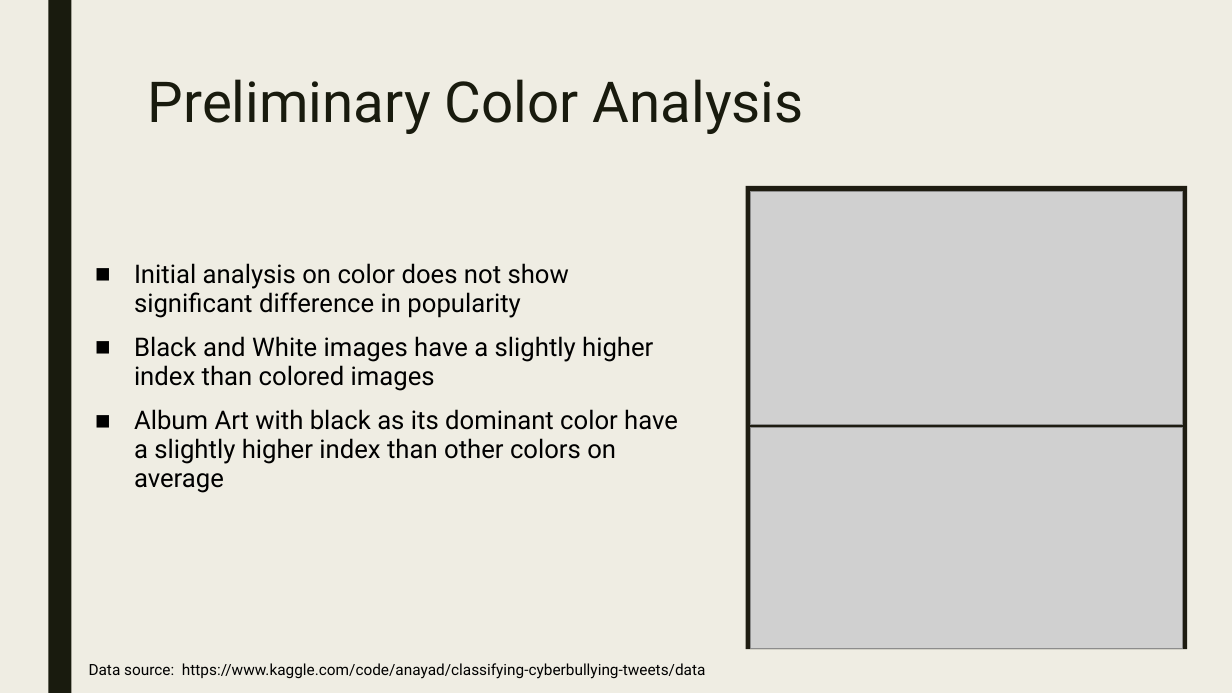
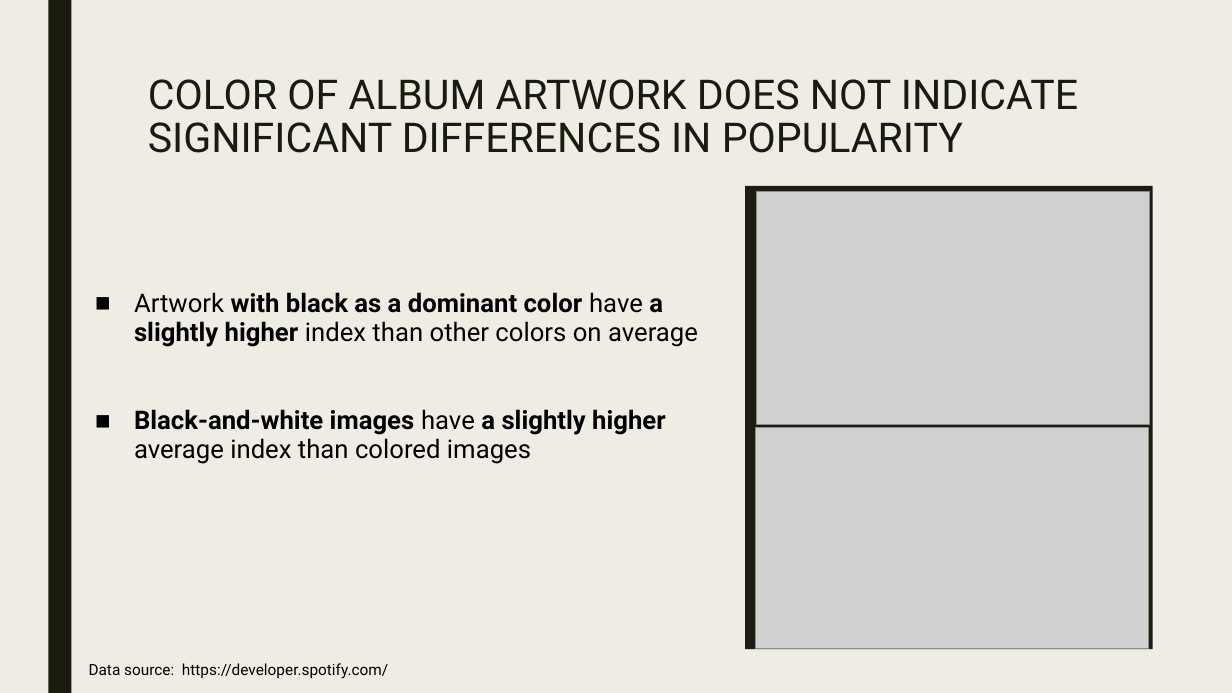
Before and after one commit to sabinabains/dsc-capstone, a slide deck: slide 6 of predicting_song_popularity_by_album_artwork.pptx. Drawn at 1232x693 pixels with LibreOffice and Linux fonts; fonts in the diff are those of the drawing; grey boxes stand for pictures. Boxes give left, top, right and bottom in pixels: in the first picture for what was removed or moved away, otherwise in the second. Text is boxed around its words. In the diff, an @@ line names an element or a change of style, - is before the commit and + after.

```diff
--- a/predicting_song_popularity_by_album_artwork.pptx
+++ b/predicting_song_popularity_by_album_artwork.pptx
@@ title at [148, 79, 1078, 153]: text changed; size 44 to 32 pt @@
-Preliminary Color Analysis
+COLOR OF ALBUM ARTWORK DOES NOT INDICATE SIGNIFICANT DIFFERENCES IN POPULARITY
@@ rectangle: place and size @@
-rectangle at [746, 186, 1188, 649]
+rectangle at [745, 186, 1153, 649]
@@ picture: place and size @@
-picture at [750, 192, 1183, 425]
+picture at [757, 192, 1150, 425]
@@ text at [134, 292, 698, 464]: text changed; bold on @@
-■ Initial analysis on color does not show significant difference in popularity
-■ Black and White images have a slightly higher index than colored images
-■ Album Art with black as its dominant color have a slightly higher index than other colors on average
+■ Artwork with black as a dominant color have a slightly higher index than other colors on average
+■ Black-and-white images have a slightly higher average index than colored images
@@ picture: place and size @@
-picture at [750, 428, 1183, 649]
+picture at [756, 428, 1149, 649]
@@ text at [89, 663, 388, 679]: text changed @@
-Data source: https://www.kaggle.com/code/anayad/classifying-cyberbullying-tweets/data
+Data source: https://developer.spotify.com/
```
Also in this commit, not shown: 6 other slides changed, 1 other file.
